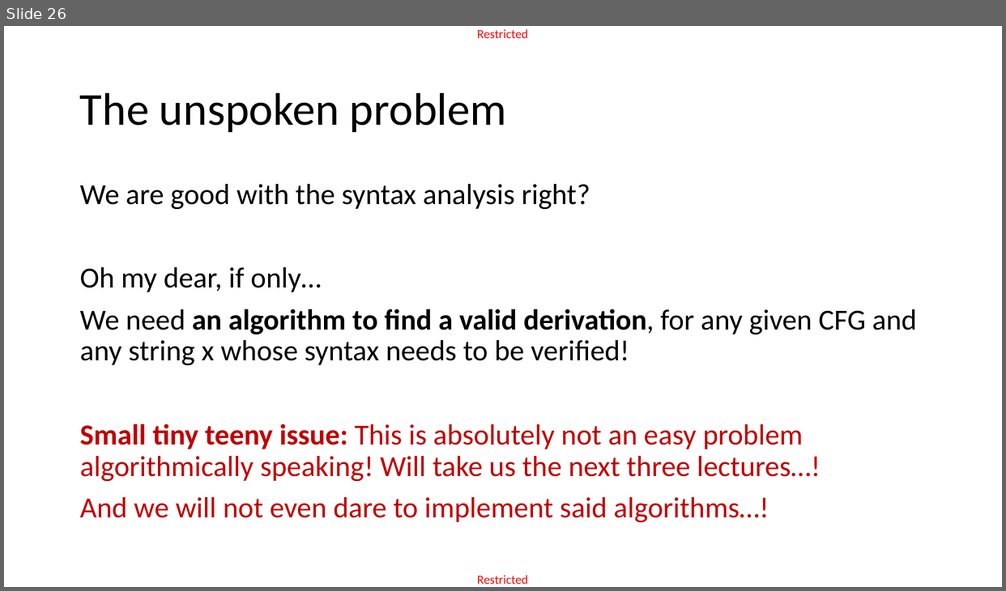
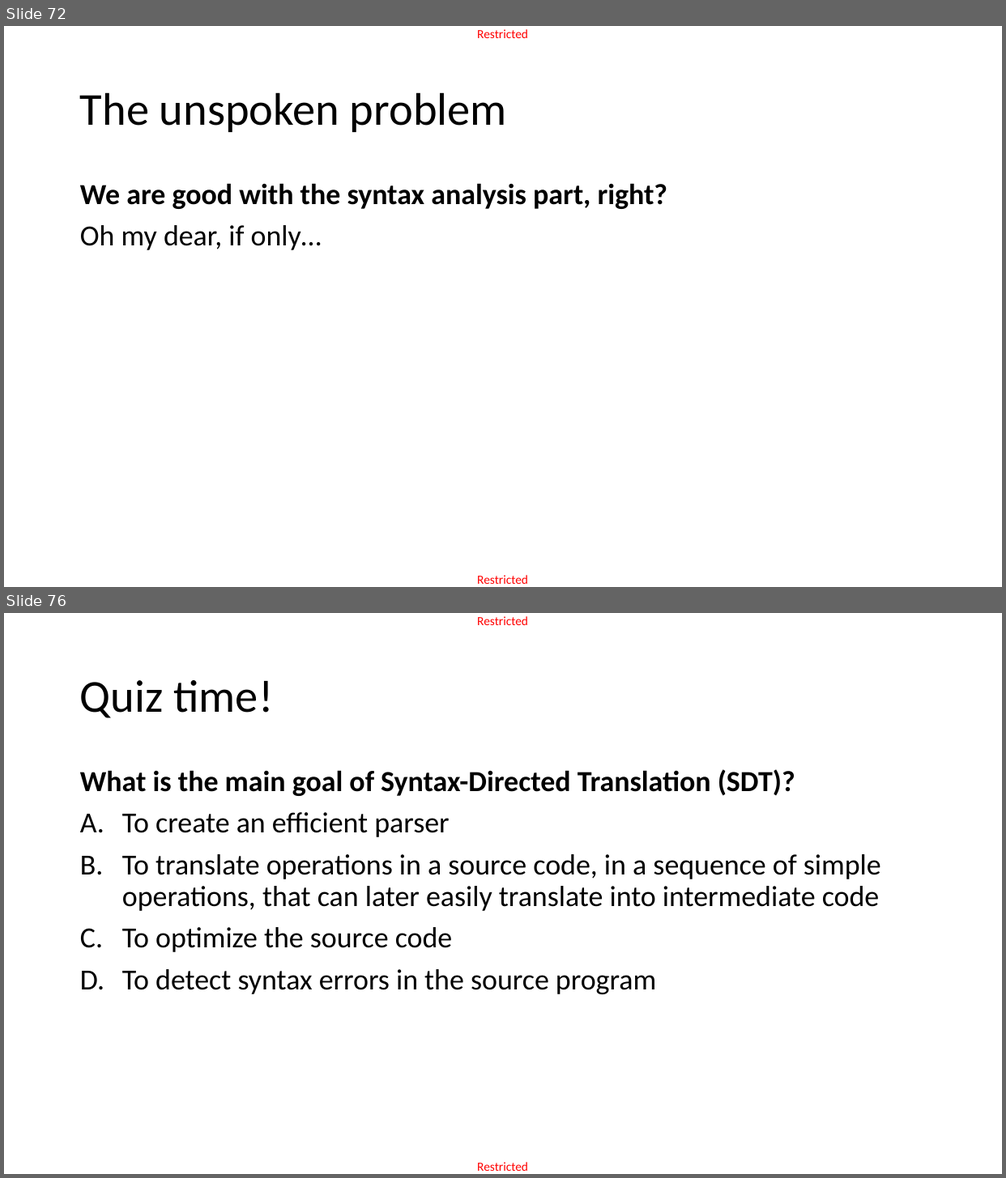
Before and after one commit to matthieudemari/SUTD_PLC_50_051, a slide deck: W10/W10S3/W10S3.pptx. Shown one above the other, each under a label of ours: slide 26 before the commit, slides 72 and 76 after it; the slides between them are not shown. The pictures are 1006x591 and 1006x1178 pixels, drawn with LibreOffice and Linux fonts; fonts in the diff are those of the drawing. Boxes give left, top, right and bottom in pixels: in the first picture for what was removed or moved away, otherwise in the second. Text is boxed around its words. In the diff, an @@ line names an element or a change of style, - is before the commit and + after.

```diff
--- a/W10/W10S3/W10S3.pptx
+++ b/W10/W10S3/W10S3.pptx
@@ slide 76 added at (x1=4, y1=613, x2=1002, y2=1174), background #FFFFFF; not listed: 2 template elements that a slide beside it also shows @@
@@ title added at (x1=80, y1=680, x2=273, y2=718), 44 pt, text #000000 @@
+Quiz time!
@@ text added at (x1=80, y1=769, x2=881, y2=995), 28 pt, text #000000 @@
+What is the main goal of Syntax-Directed Translation (SDT)?
+A. To create an efficient parser
+B. To translate operations in a source code, in a sequence of simple operations, that can later easily translate into intermediate code
+C. To optimize the source code
+D. To detect syntax errors in the source program
@@ what was slide 26 is now slide 72 @@
@@ slide 72 changed as well @@
@@ text at (x1=80, y1=183, x2=668, y2=209): text changed; bold on @@
-We are good with the syntax analysis right?
+We are good with the syntax analysis part, right?
@@ text at (x1=80, y1=309, x2=917, y2=523): paragraphs removed @@
-We need an algorithm to find a valid derivation, for any given CFG and any string x whose syntax needs to be verified!
-Small tiny teeny issue: This is absolutely not an easy problem algorithmically speaking! Will take us the next three lectures…!
-And we will not even dare to implement said algorithms…!
```
Also in this commit, not shown: 4 other slides changed, 66 other slides added, 6 slides removed, 3 other files.
